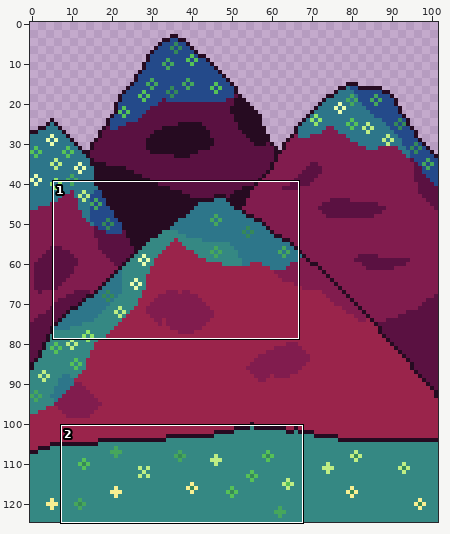
One commit to this pixel-art file: Aseprite/Mountains.aseprite. The first picture is a wide view before the edit; the outline marks the close-up.
Close-up. Old version:
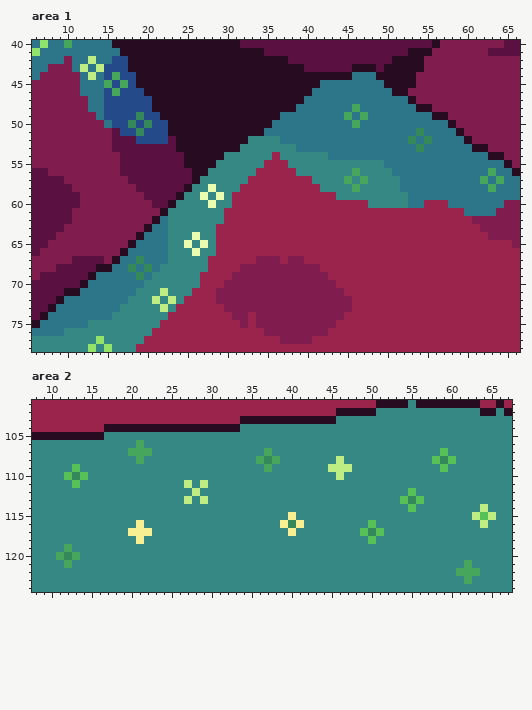
102x125 pixels, 1 frame. Shown: area 1: x 6..66, y 40..78; area 2: x 8..67, y 101..124.
Now the later version:
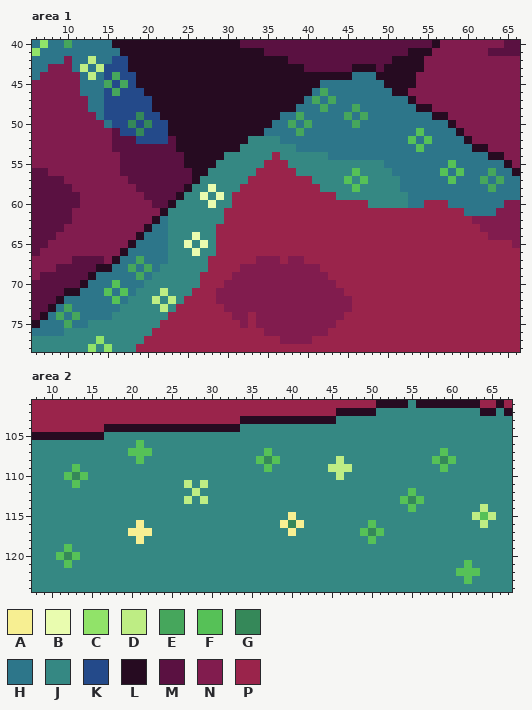
Palette (. is transparent): A #f7ef92  B #e9fcaf  C #91e369  D #beed84  E #46a65c  F #56c157  G #358859  H #2d768a  J #358883  K #244a8a  L #260b21  M #5a1141  N #811c4e  P #9a244b
What changed:
--- area 1
@@ x 36..61 @@
 45 LLLLLLHHHHHHHHLLLLNNNNNNNN
-46 LLLLLHHHHHHHHHHLLNNNNNNNNN
-47 LLLLHHHHHHHHHHHHHLNNNNNNNN
-48 LLLHHHHHHHEHHHHHHHLLNNNNNN
-49 LHHHHHHHHEHEHHHHHHHHLLNNNN
-50 HHHHHHHHHHEHHHHHHHHHHHLNNN
-51 HHHHHHHHHHHHHHHHHHGHHHHLNN
-52 JHHHHHHHHHHHHHHHHGHGHHHHLN
-53 JJJHHHHHHHHHHHHHHHGHHHHHHL
+46 LLLLLHEHHHHHHHHLLNNNNNNNNN
+47 LLLLHEHEHHHHHHHHHLNNNNNNNN
+48 LLLHHHEHHHEHHHHHHHLLNNNNNN
+49 LHHEHHHHHEHEHHHHHHHHLLNNNN
+50 HHEHEHHHHHEHHHHHHHHHHHLNNN
+51 HHHEHHHHHHHHHHHHHHFHHHHLNN
+52 JHHHHHHHHHHHHHHHHFHFHHHHLN
+53 JJJHHHHHHHHHHHHHHHFHHHHHHL
 54 PJJJJJJHHHHHHHHHHHHHHHHHHH
-55 PPJJJJJJJJJJJJHHHHHHHHHHHH
-56 PPPJJJJJJJEJJJJHHHHHHHHHHH
-57 PPPPPJJJJEJEJJJJHHHHHHHHHH
-58 PPPPPPJJJJEJJJJJHHHHHHHHHH
+55 PPJJJJJJJJJJJJHHHHHHHHFHHH
+56 PPPJJJJJJJFJJJJHHHHHHFHFHH
+57 PPPPPJJJJFJFJJJJHHHHHHFHHH
+58 PPPPPPJJJJFJJJJJHHHHHHHHHH
 59 PPPPPPPPJJJJJJJJJHHHHHHHHH
@@ x 7..22 @@
 66 NNNNNNNNNNLHHHHH
-67 NNNNMMMMNLHHGHHH
-68 NNMMMMMLLHHGHGHJ
-69 MMMMMMLHHHHHGHJJ
-70 MMMMMLHHHHHHHJJJ
-71 MMMLLHHHHHHHJJJD
-72 MMLHHHHHHHHJJJDJ
-73 MLHHHHHHHHJJJJJD
-74 LHHHHHHHHJJJJJJJ
-75 HHHHHHJJJJJJJJJP
+67 NNNNMMMMNLHHEHHH
+68 NNMMMMMLLHHEHEHJ
+69 MMMMMMLHHHHHEHJJ
+70 MMMMMLHHHFHHHJJJ
+71 MMMLLHHHFHFHJJJD
+72 MMLHHHHHHFHJJJDJ
+73 MLHEHHHHHHJJJJJD
+74 LHEHEHHHHJJJJJJJ
+75 HHHEHHJJJJJJJJJP
 76 HHHJJJJJJJJJJJPP
--- area 2
@@ x 18..40 @@
 105 JJJJJJJJJJJJJJJJJJJJJJJ
-106 JJJEJJJJJJJJJJJJJJJJJJJ
-107 JJEEEJJJJJJJJJJJJJJEJJJ
-108 JJJEJJJJJJJJJJJJJJEGEJJ
-109 JJJJJJJJJJJJJJJJJJJEJJJ
+106 JJJFJJJJJJJJJJJJJJJJJJJ
+107 JJFFFJJJJJJJJJJJJJJFJJJ
+108 JJJFJJJJJJJJJJJJJJFGFJJ
+109 JJJJJJJJJJJJJJJJJJJFJJJ
 110 JJJJJJJJJJJJJJJJJJJJJJJ
@@ x 8..67 @@
 118 JJJJJJJJJJJJJAJJJJJJJJJJJJJJJJJJJJJJJJJJJJFJJJJJJJJJJJJJJJJJ
-119 JJJJEJJJJJJJJJJJJJJJJJJJJJJJJJJJJJJJJJJJJJJJJJJJJJJJJJJJJJJJ
-120 JJJEGEJJJJJJJJJJJJJJJJJJJJJJJJJJJJJJJJJJJJJJJJJJJJJJJJJJJJJJ
-121 JJJJEJJJJJJJJJJJJJJJJJJJJJJJJJJJJJJJJJJJJJJJJJJJJJJJJJEJJJJJ
-122 JJJJJJJJJJJJJJJJJJJJJJJJJJJJJJJJJJJJJJJJJJJJJJJJJJJJJEEEJJJJ
-123 JJJJJJJJJJJJJJJJJJJJJJJJJJJJJJJJJJJJJJJJJJJJJJJJJJJJJJEJJJJJ
+119 JJJJFJJJJJJJJJJJJJJJJJJJJJJJJJJJJJJJJJJJJJJJJJJJJJJJJJJJJJJJ
+120 JJJFGFJJJJJJJJJJJJJJJJJJJJJJJJJJJJJJJJJJJJJJJJJJJJJJJJJJJJJJ
+121 JJJJFJJJJJJJJJJJJJJJJJJJJJJJJJJJJJJJJJJJJJJJJJJJJJJJJJFJJJJJ
+122 JJJJJJJJJJJJJJJJJJJJJJJJJJJJJJJJJJJJJJJJJJJJJJJJJJJJJFFFJJJJ
+123 JJJJJJJJJJJJJJJJJJJJJJJJJJJJJJJJJJJJJJJJJJJJJJJJJJJJJJFJJJJJ
 124 JJJJJJJJJJJJJJJJJJJJJJJJJJJJJJJJJJJJJJJJJJJJJJJJJJJJJJJJJJJJ
